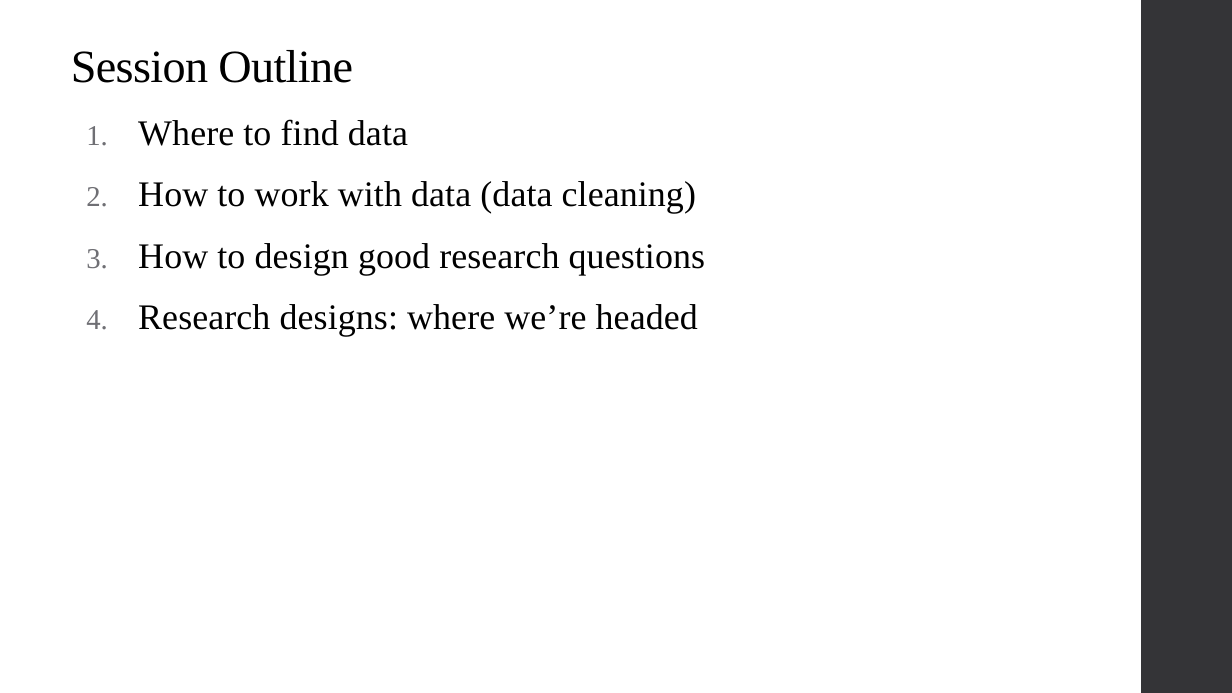
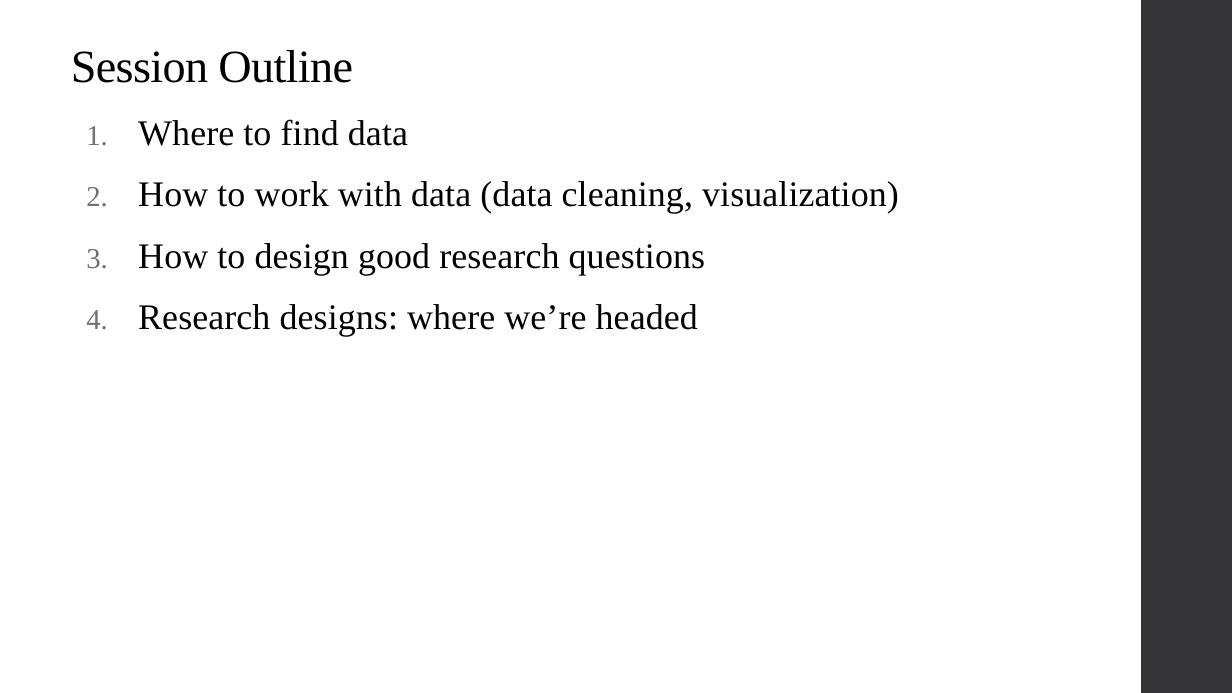
Before and after one commit to alex-hoagland/HAD5744, a slide deck: slide 2 of Lecture05_DataCleaning/Lecture5_DataCleaning-ResearchDesign.pptx. Drawn at 1232x693 pixels with LibreOffice and Linux fonts; fonts in the diff are those of the drawing. Boxes give left, top, right and bottom in pixels: in the first picture for what was removed or moved away, otherwise in the second. Text is boxed around its words. In the diff, an @@ line names an element or a change of style, - is before the commit and + after.

Commit message:
Updates to Lecture 5 and correction for Assignment 2
Updated Lecture 5 R code and slides. Typo correction for Assignment2.pdf

```diff
--- a/Lecture05_DataCleaning/Lecture5_DataCleaning-ResearchDesign.pptx
+++ b/Lecture05_DataCleaning/Lecture5_DataCleaning-ResearchDesign.pptx
@@ text at (138,181,899,214): text changed @@
-2. How to work with data (data cleaning)
+2. How to work with data (data cleaning, visualization)
```
Also in this commit, not shown: 9 other slides changed, 6 slides added, 7 other files.
